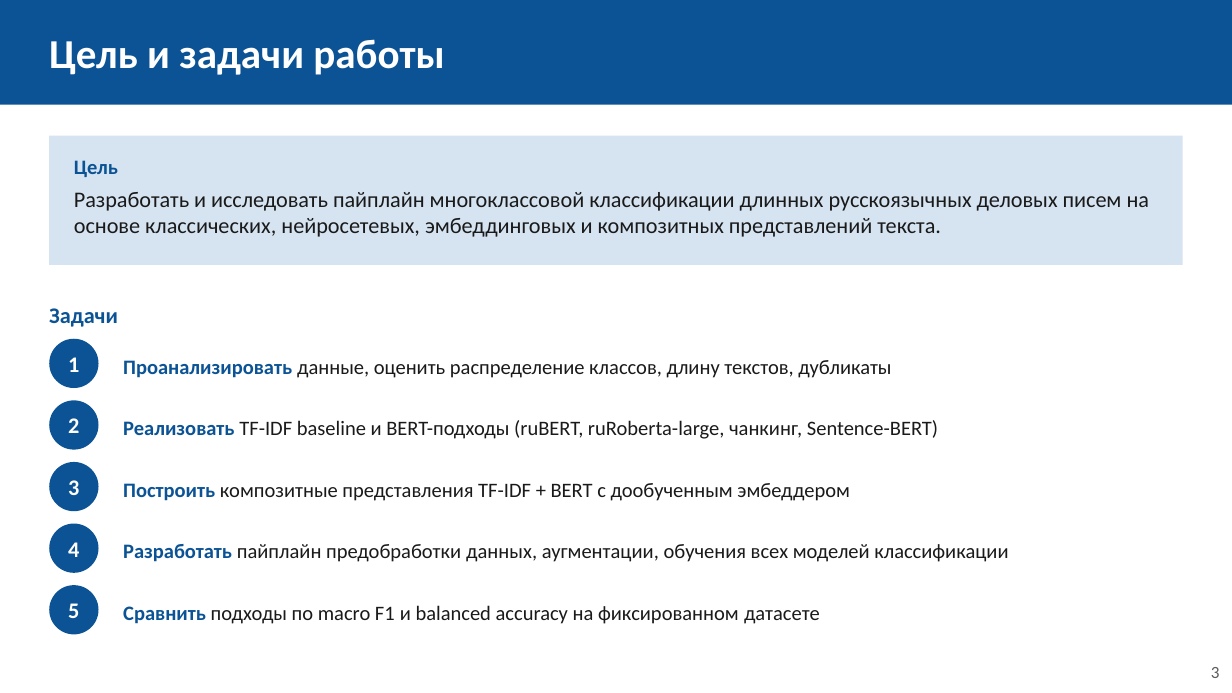
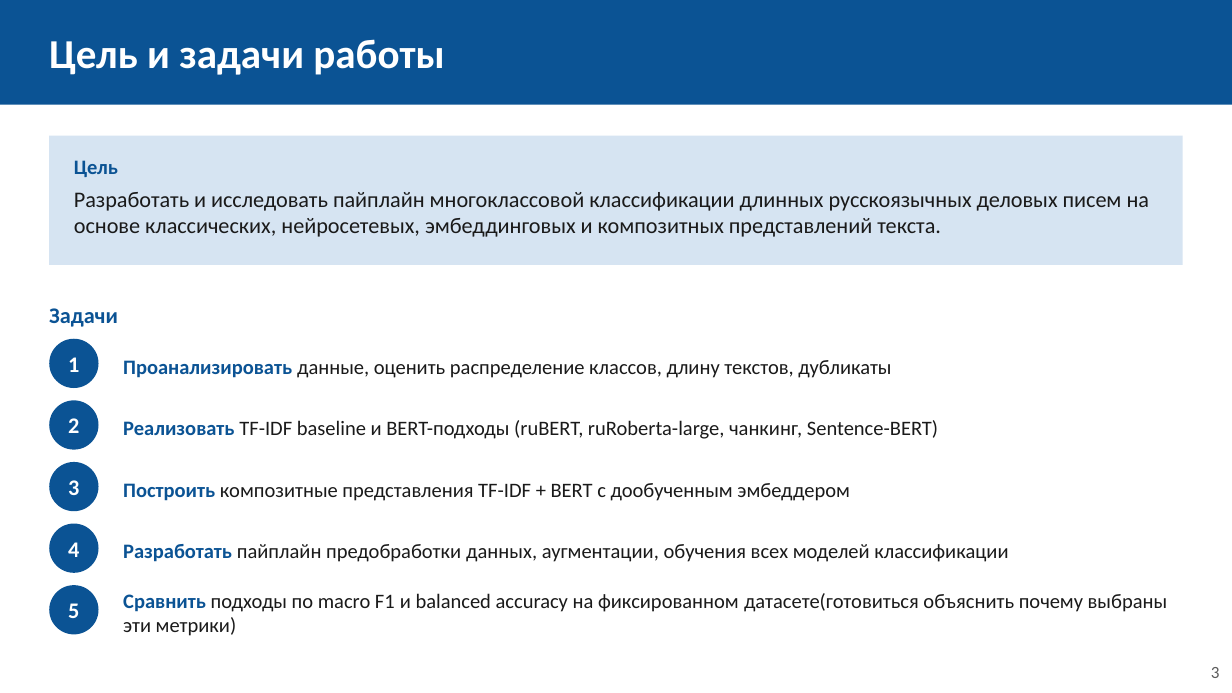
Before and after one commit to sevaTechoPark/mifi-vkr, a slide deck: slide 3 of defence/vkr_defense.pptx. Drawn at 1232x693 pixels with LibreOffice and Linux fonts; fonts in the diff are those of the drawing. Boxes give left, top, right and bottom in pixels: in the first picture for what was removed or moved away, otherwise in the second. Text is boxed around its words. In the diff, an @@ line names an element or a change of style, - is before the commit and + after.

```diff
--- a/defence/vkr_defense.pptx
+++ b/defence/vkr_defense.pptx
@@ text at <box>123,593,1168,636</box>: text changed @@
-Сравнить подходы по macro F1 и balanced accuracy на фиксированном датасете
+Сравнить подходы по macro F1 и balanced accuracy на фиксированном датасете(готовиться объяснить почему выбраны эти метрики)
```
Also in this commit, not shown: 7 other slides changed, 2 slides added, 1 slide removed, 1 other file.
